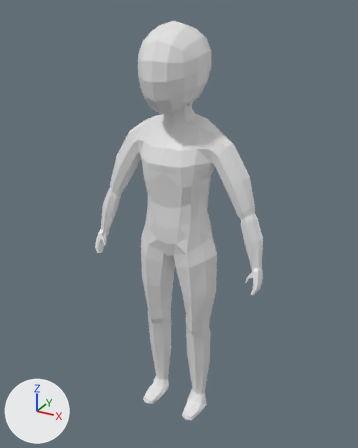
Renders of the Blender file BlenderFiles/Human.blend from each side of a commit.
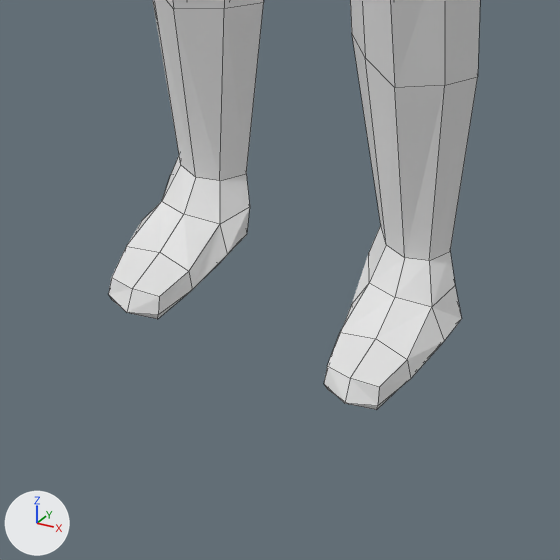
The first picture shows the older version from a 50 mm camera at (4.42, -8.22, 3.55) aimed at (0.0, -0.18, -0.47). The close-ups show both versions on the part from 35% to 63% of the width and 78% to 100% of the height of that picture; other places that the commit changed are outside them. The axes (+X, +Y, +Z) are drawn at lower left. The lights are the same throughout. The close-ups show mesh edges as thin lines.
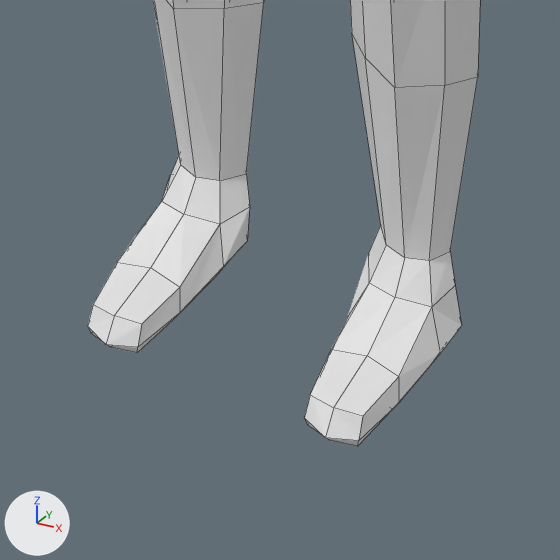
The edits, one by one:
me_cube_001 is used by ob_cube; location (0.0, 0.0, 0.0).
me_cube_001 had 346 vertices, 327 faces and spanned x 0.0..1.89, y -1.1..0.39, z -4.91..3.33.
me_cube_001 now has 346 vertices, 327 faces and spans x 0.0..1.89, y -1.1..0.39, z -4.96..3.33.
me_cube_001 part 1: 33 of 346 vertices moved; they spanned x 0.3..0.73, y -0.79..0.03, z -4.91..-4.77 and now span x 0.3..0.73, y -0.96..0.03, z -4.96..-4.79; mean shift (0.0, -0.07, -0.04); largest move (0.4, -0.73, -4.91) -> (0.4, -0.89, -4.96).

Boxes (x1, y1, x2, y2) around the edits, measured in the close-ups (560 x 560 px; the box of a moved part takes in the faces that stretch with it):
'Cube', reshaped: before (109, 0, 480, 410); after (88, 0, 480, 446)
part 1 of me_cube_001, moved or reshaped: before (109, 201, 462, 410); after (88, 201, 462, 446)
